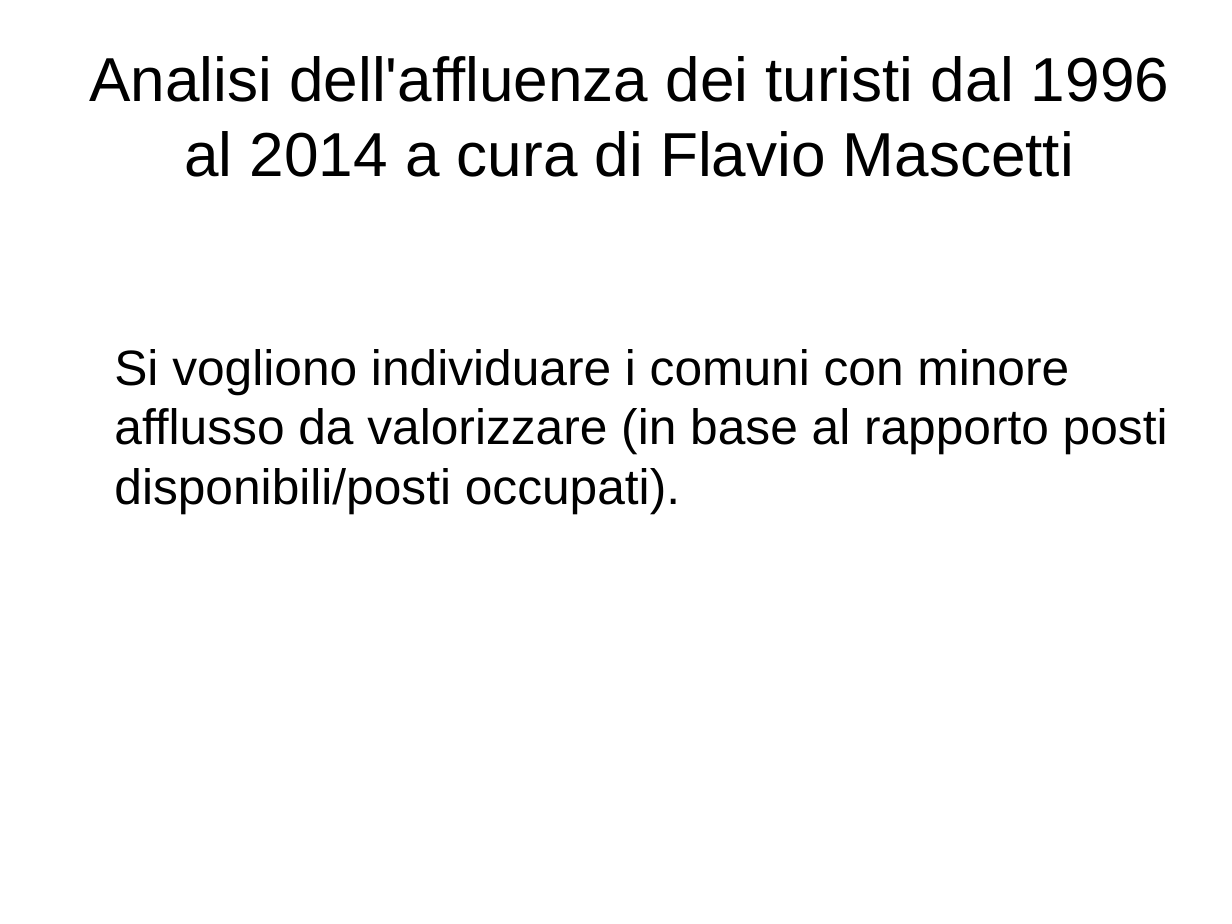
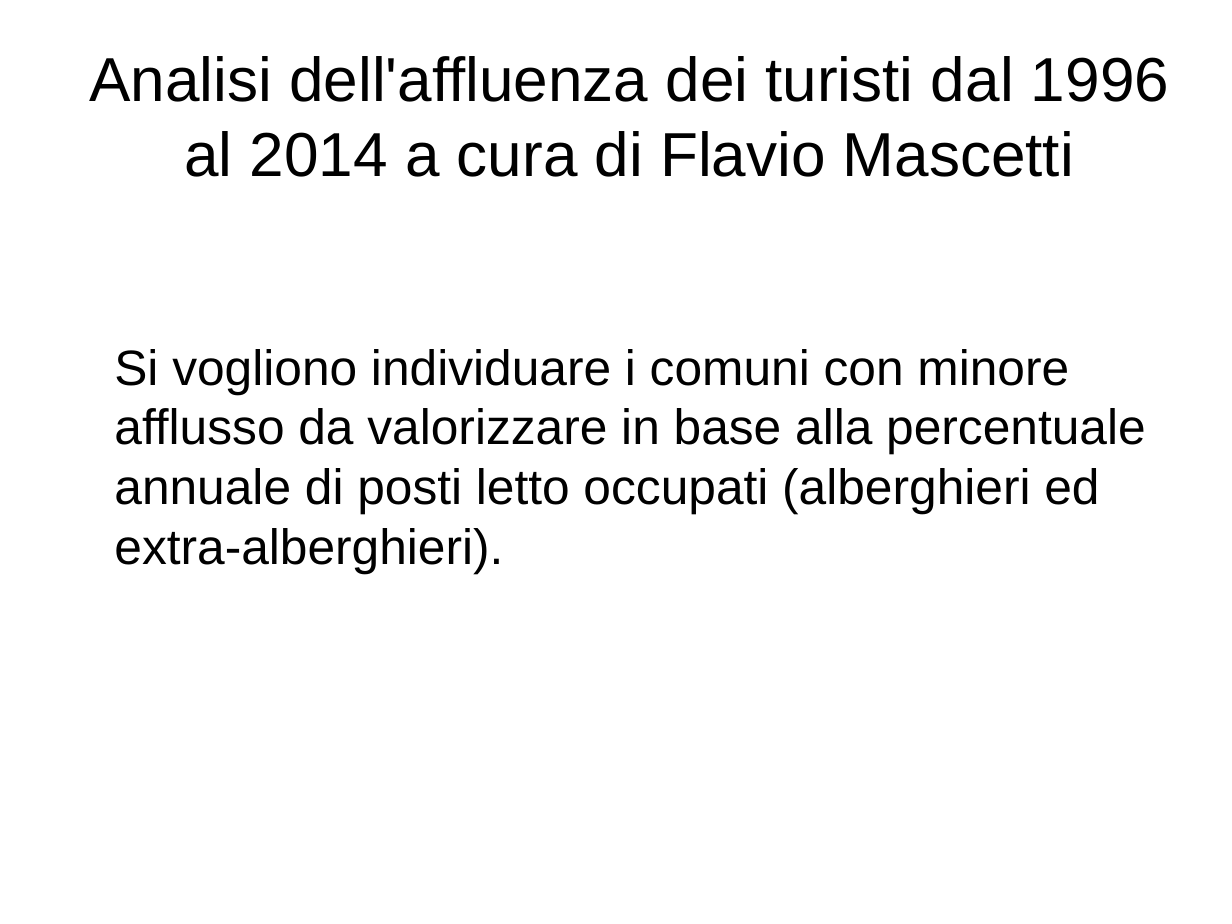
Before and after one commit to MascioSpam/esame_bdt, a slide deck: slide 3 of relazione.odp. Drawn at 1232x924 pixels with LibreOffice and Linux fonts; fonts in the diff are those of the drawing. Boxes give left, top, right and bottom in pixels: in the first picture for what was removed or moved away, otherwise in the second. Text is boxed around its words. In the diff, an @@ line names an element or a change of style, - is before the commit and + after.

```diff
--- a/relazione.odp
+++ b/relazione.odp
@@ text at (114,349,1145,573): text changed @@
-Si vogliono individuare i comuni con minore afflusso da valorizzare (in base al rapporto posti disponibili/posti occupati).
+Si vogliono individuare i comuni con minore afflusso da valorizzare in base alla percentuale annuale di posti letto occupati (alberghieri ed extra-alberghieri).
```
Also in this commit, not shown: 2 other slides changed, 5 slides added, 2 slides removed, 1 other file.
